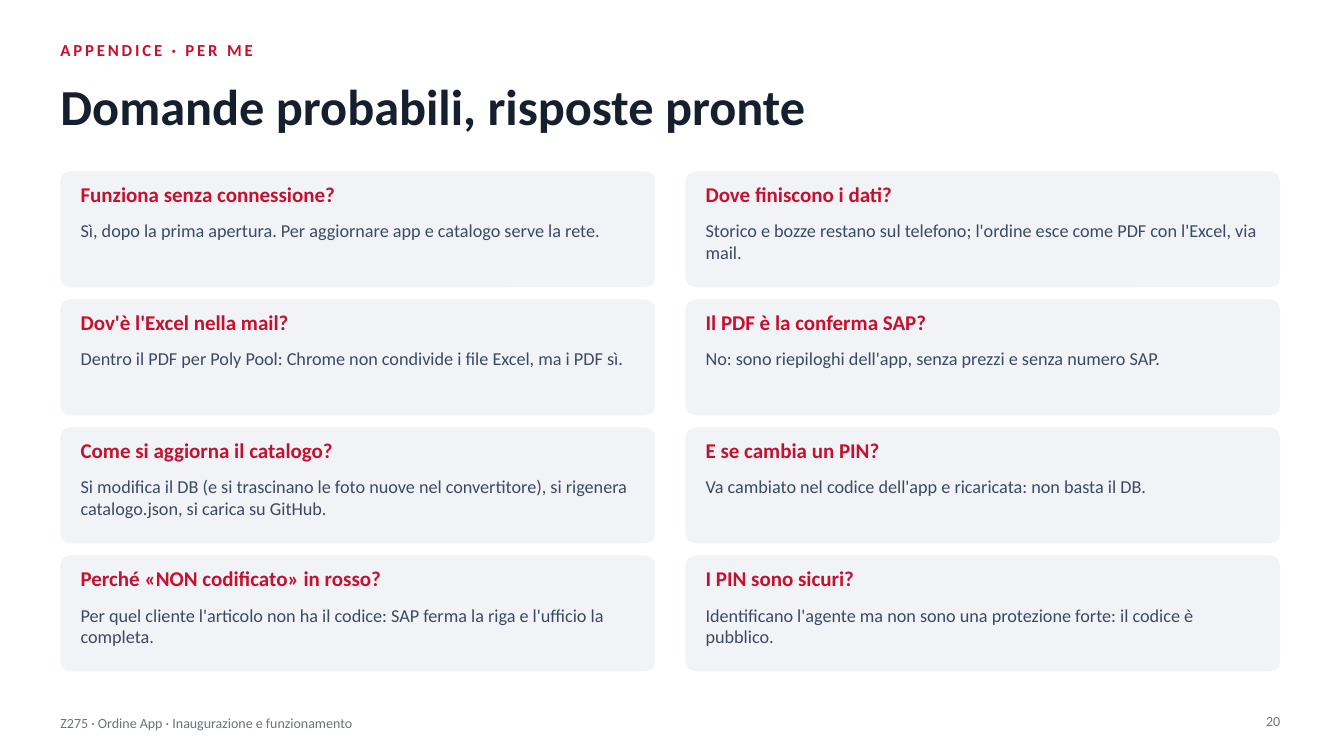
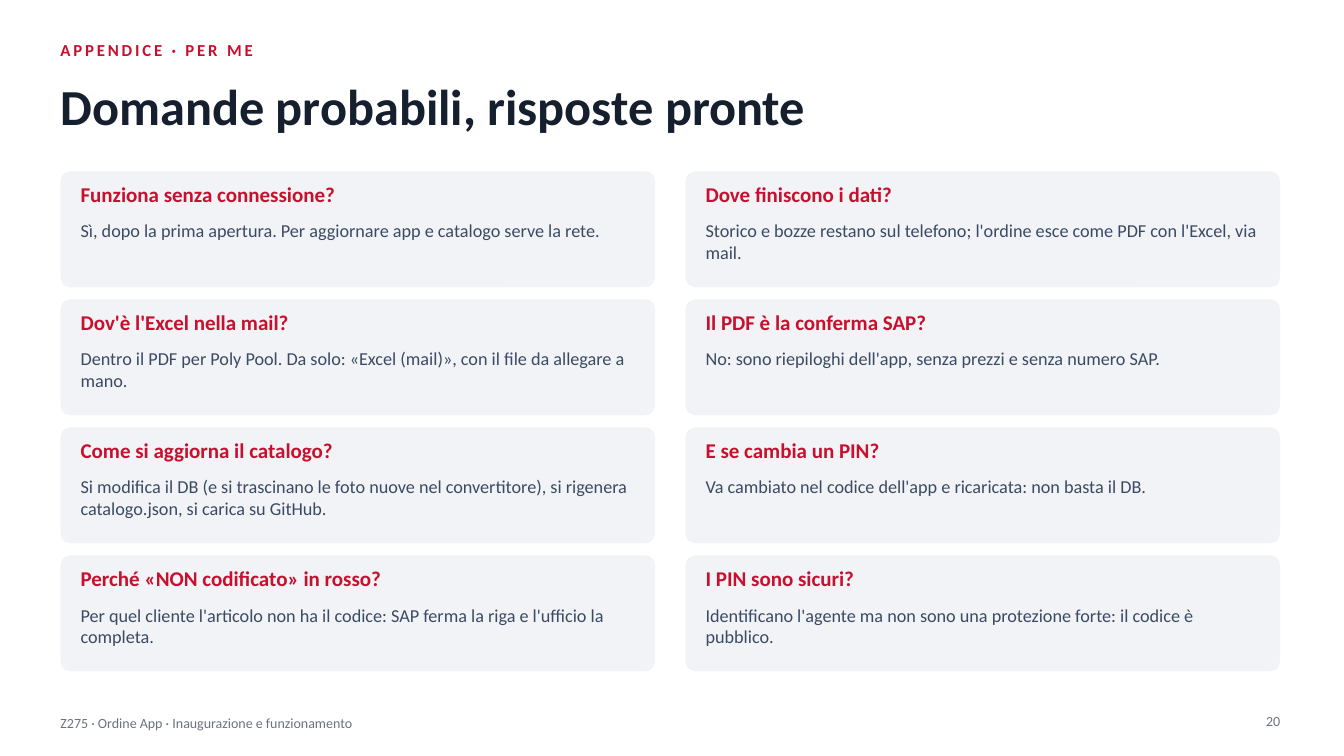
Before and after one commit to PPparre/Z275_App_Ordine, a slide deck: slide 20 of Z275_Presentazione.pptx. Drawn at 1344x756 pixels with LibreOffice and Linux fonts; fonts in the diff are those of the drawing. Boxes give left, top, right and bottom in pixels: in the first picture for what was removed or moved away, otherwise in the second. Text is boxed around its words. In the diff, an @@ line names an element or a change of style, - is before the commit and + after.

```diff
--- a/Z275_Presentazione.pptx
+++ b/Z275_Presentazione.pptx
@@ text at [81, 352, 625, 387]: text changed @@
-Dentro il PDF per Poly Pool: Chrome non condivide i file Excel, ma i PDF sì.
+Dentro il PDF per Poly Pool. Da solo: «Excel (mail)», con il file da allegare a mano.
```
Also in this commit, not shown: 3 other slides changed, 4 other files.
